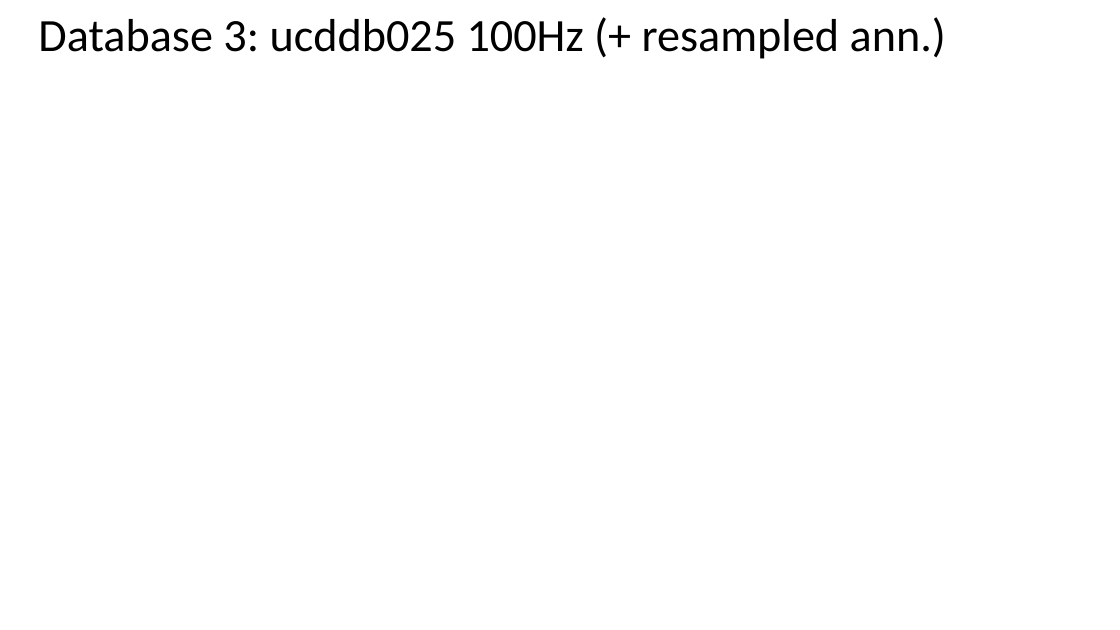
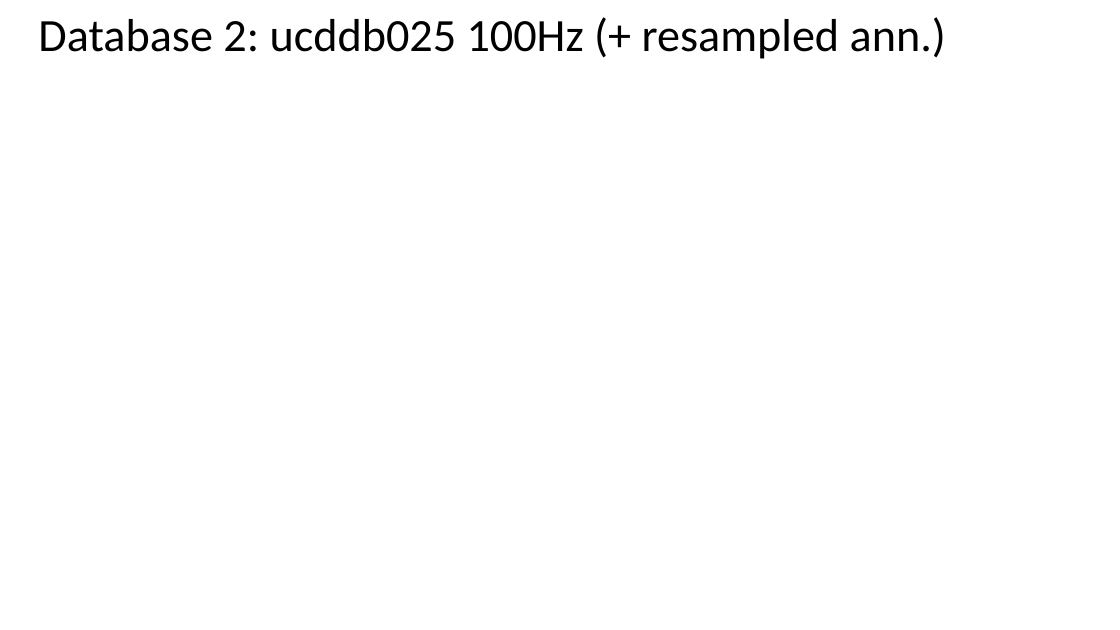
Before and after one commit to AntonioMarsella/github_ecg, a slide deck: slide 5 of db3_ucddb/Resampled/Detecting Sleep Apnea – Projet Period 2 - Resampling - SomeResults.pptx. Drawn at 1120x630 pixels with LibreOffice and Linux fonts; fonts in the diff are those of the drawing; background and template pictures are left out. Boxes give left, top, right and bottom in pixels: in the first picture for what was removed or moved away, otherwise in the second. Text is boxed around its words. In the diff, an @@ line names an element or a change of style, - is before the commit and + after.

Commit message:
Revert "typo: Database 2 -> Database 3"
This reverts commit a0170fdb9f83f744fddd5b95f46ad3e26b22d6be.

```diff
--- a/db3_ucddb/Resampled/Detecting Sleep Apnea – Projet Period 2 - Resampling - SomeResults.pptx
+++ b/db3_ucddb/Resampled/Detecting Sleep Apnea – Projet Period 2 - Resampling - SomeResults.pptx
@@ title at <box>38,17,946,59</box>: text changed @@
-Database 3: ucddb025 100Hz (+ resampled ann.)
+Database 2: ucddb025 100Hz (+ resampled ann.)
```
Also in this commit, not shown: 5 other slides changed, 1 other file.
